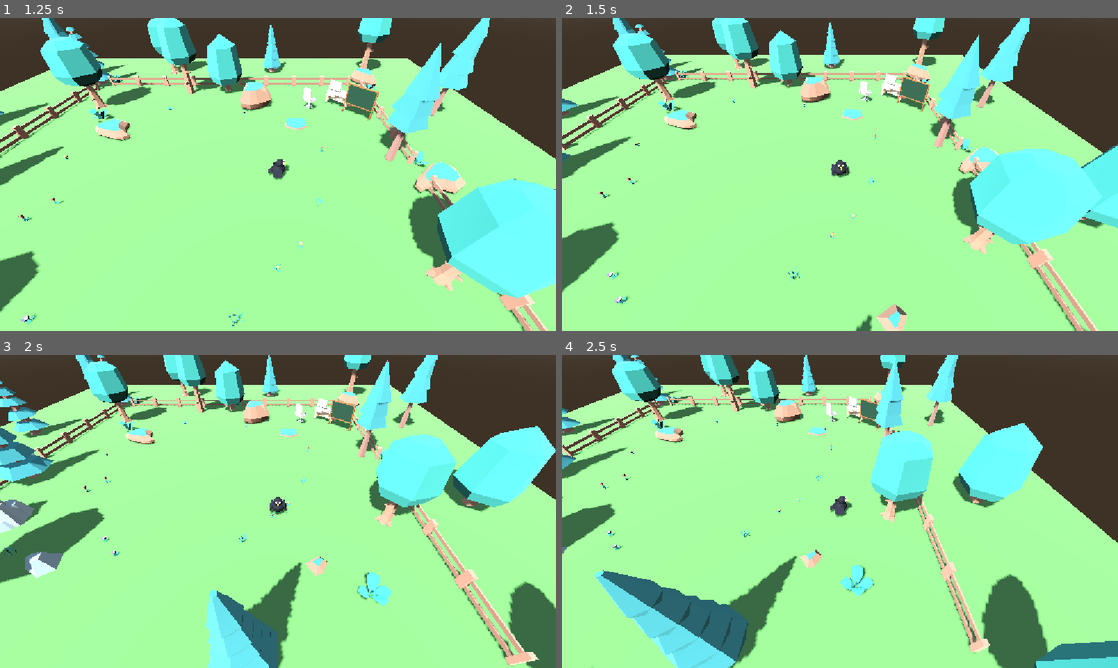
Above: before the commit, frames 1-4 (two rows, left to right).
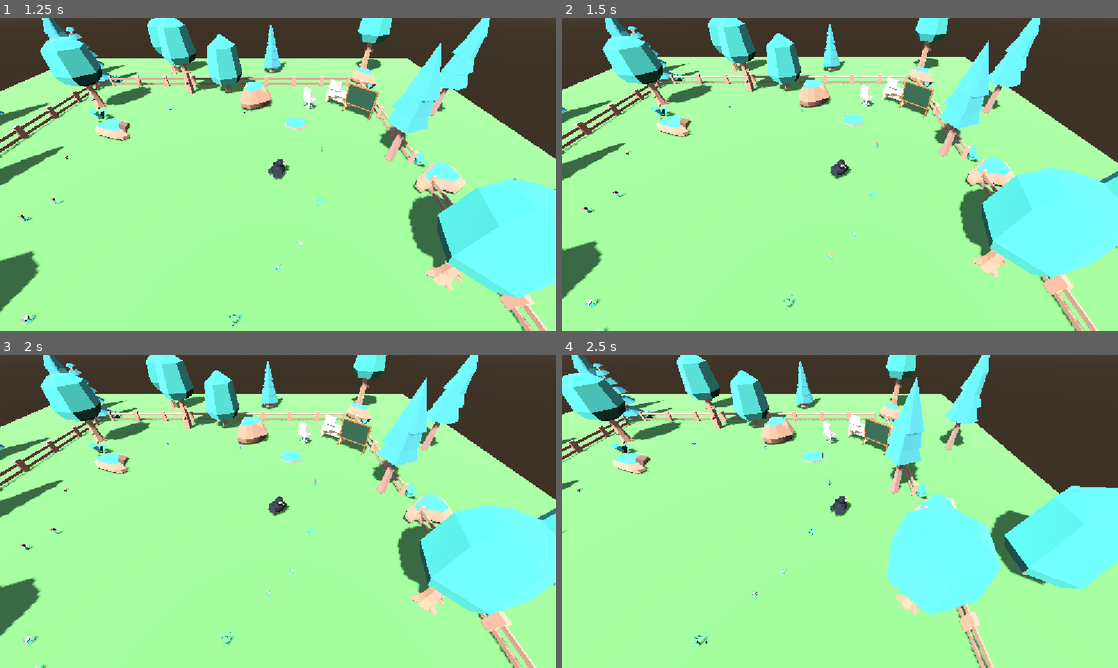
Above: after the commit, the same moments.

Repository: MatheusPatricioo/capivara-ia
Game: Godot game, scene res://scenes/world.tscn
The game is run twice, just before and just after one commit, with the same random seed, the same clock (stepped at 60 frames per second) and the same inputs.
Inputs:
- Up to frame 1 (1.25 s): tap Enter at 0.5 s; hold D (move_right) from 0.53 s (still down); hold Tab (toggle_control_mode, bound only after the commit) from 0.53 s (still down)
- Up to frame 2 (1.5 s): release D (move_right) at 1.28 s; release Tab (toggle_control_mode, bound only after the commit) at 1.28 s; hold S (move_backward) from 1.28 s (still down); tap Tab (toggle_control_mode, bound only after the commit) at 1.35 s
- Up to frame 3 (2 s): keep holding S (move_backward)
- Up to frame 4 (2.5 s): release S (move_backward) at 2.03 s; hold D (move_right) from 2.03 s (still down); hold Tab (toggle_control_mode, bound only after the commit) from 2.03 s (still down)

Frame 1 is identical in both runs. In frame 2, 18% of the frame differs, in the area x 0-100%, y 0-100%; in frame 3, 40%; in frame 4, 42%.

Commit message:
feat: add navigation and autonomous wander mode to the crow

Diff:
--- a/world/project.godot
+++ b/world/project.godot
@@ -42,6 +42,11 @@
 "events": [Object(InputEventKey,"resource_local_to_scene":false,"resource_name":"","device":-1,"window_id":0,"alt_press …(192 unchanged characters)…
 ]
 }
+toggle_control_mode={
+"deadzone": 0.2,
+"events": [Object(InputEventKey,"resource_local_to_scene":false,"resource_name":"","device":-1,"window_id":0,"alt_pressed":false,"shift_pressed":false,"ctrl_pressed":false,"meta_pressed":false,"pressed":false,"keycode":0,"physical_keycode":4194306,"key_label":0,"unicode":0,"location":0,"echo":false,"script":null)
+]
+}
 
 [physics]
 
--- a/world/scenes/crow.tscn
+++ b/world/scenes/crow.tscn
@@ -1,6 +1,7 @@
 [gd_scene format=3]
 
 [ext_resource type="Script" uid="uid://dfity88r7mbwf" path="res://scripts/crow.gd" id="1_crow"]
+[ext_resource type="Script" path="res://scripts/crow_wander.gd" id="2_crow_wander"]
 
 [sub_resource type="StandardMaterial3D" id="StandardMaterial3D_feathers"]
 albedo_color = Color(0.08, 0.08, 0.11, 1)
@@ -84,6 +85,15 @@
 position = Vector3(0, 0.4, 0)
 shape = SubResource("CapsuleShape3D_crow")
 
+[node name="NavigationAgent3D" type="NavigationAgent3D" parent="."]
+path_desired_distance = 0.5
+target_desired_distance = 0.4
+radius = 0.3
+height = 0.8
+
+[node name="Wander" type="Node" parent="."]
+script = ExtResource("2_crow_wander")
+
 [node name="Body" type="Node3D" parent="."]
 
 [node name="Torso" type="MeshInstance3D" parent="Body"]
--- a/world/scenes/world.tscn
+++ b/world/scenes/world.tscn
@@ -7,6 +7,7 @@
 [ext_resource type="PackedScene" path="res://scenes/props/chalkboard.tscn" id="5_chalkboard"]
 [ext_resource type="PackedScene" path="res://scenes/boundary.tscn" id="6_boundary"]
 [ext_resource type="PackedScene" path="res://scenes/props/bush.tscn" id="7_bush"]
+[ext_resource type="Script" path="res://scripts/navigation/world_navigation.gd" id="8_world_navigation"]
 [ext_resource type="PackedScene" uid="uid://t61g1autgtyo" path="res://assets/nature/Models/GLTF format/tree_oak.glb" id="10_tree_oak"]
 [ext_resource type="PackedScene" uid="uid://80bofm65m2fc" path="res://assets/nature/Models/GLTF format/tree_pineRoundA.glb" id="11_tree_pine_round_a"]
 [ext_resource type="PackedScene" uid="uid://b42t4ph5t36qi" path="res://assets/nature/Models/GLTF format/tree_pineRoundC.glb" id="12_tree_pine_round_c"]
@@ -43,6 +44,14 @@
 [sub_resource type="BoxShape3D" id="BoxShape3D_floor"]
 size = Vector3(32, 0.2, 32)
 
+[sub_resource type="NavigationMesh" id="NavigationMesh_walkable_area"]
+geometry_parsed_geometry_type = 1
+geometry_source_geometry_mode = 1
+geometry_source_group_name = &"navigation_source"
+agent_radius = 0.3
+agent_height = 0.8
+filter_baking_aabb = AABB(-9, -1, -9, 18, 4, 18)
+
 [node name="World" type="Node3D" unique_id=1778038994]
 
 [node name="Environment" type="WorldEnvironment" parent="." unique_id=177501481]
@@ -52,7 +61,7 @@
 transform = Transform3D(0.8660254, 0.38302222, -0.32139382, 0, 0.64278764, 0.76604444, 0.5, -0.66341394, 0.5566704, 0, 0, 0)
 shadow_enabled = true
 
-[node name="Floor" type="MeshInstance3D" parent="." unique_id=6226552]
+[node name="Floor" type="MeshInstance3D" parent="." unique_id=6226552 groups=["navigation_source"]]
 transform = Transform3D(1, 0, 0, 0, 1, 0, 0, 0, 1, 0.0021317005, -0.04581511, -0.02206707)
 mesh = SubResource("PlaneMesh_floor")
 
@@ -68,7 +77,7 @@
 [node name="Camera3D" type="Camera3D" parent="Crow" unique_id=1340388870]
 transform = Transform3D(1, 0, 0, 0, 0.70710677, 0.70710677, 0, -0.70710677, 0.70710677, 0, 6, 6)
 
-[node name="Nature" type="Node3D" parent="." unique_id=1789617569]
+[node name="Nature" type="Node3D" parent="." unique_id=1789617569 groups=["navigation_source"]]
 
 [node name="Trees" type="Node3D" parent="Nature" unique_id=1931640743]
 
@@ -176,9 +185,9 @@
 [node name="BushSouthEast" parent="Nature/Bushes" unique_id=1865379186 instance=ExtResource("7_bush")]
 transform = Transform3D(0, 0, 2.5, 0, 2.5, 0, -2.5, 0, 0, 6.5, 0, 7)
 
-[node name="Boundary" parent="." instance=ExtResource("6_boundary")]
-
-[node name="Workspace" type="Node3D" parent="." unique_id=1589149773]
+[node name="Boundary" parent="." groups=["navigation_source"] instance=ExtResource("6_boundary")]
+
+[node name="Workspace" type="Node3D" parent="." unique_id=1589149773 groups=["navigation_source"]]
 transform = Transform3D(0.70710677, 0, -0.70710677, 0, 1, 0, 0.70710677, 0, 0.70710677, 6.5, 0, -6.5)
 
 [node name="Desk" parent="Workspace" unique_id=1418082160 instance=ExtResource("4_desk")]
@@ -186,3 +195,7 @@
 
 [node name="Chalkboard" parent="Workspace" unique_id=2146862181 instance=ExtResource("5_chalkboard")]
 transform = Transform3D(1, 0, 0, 0, 1, 0, 0, 0, 1, 2.2, 0, 0)
+
+[node name="NavigationRegion" type="NavigationRegion3D" parent="."]
+navigation_mesh = SubResource("NavigationMesh_walkable_area")
+script = ExtResource("8_world_navigation")
--- a/world/scripts/crow.gd
+++ b/world/scripts/crow.gd
@@ -1,17 +1,46 @@
 class_name Crow
 extends CharacterBody3D
 
-## Walking speed in meters per second.
-@export var move_speed: float = 5.0
+## Emitted when the crow arrives at the point given to walk_to().
+signal destination_reached
+
+enum ControlMode { AUTONOMOUS, MANUAL }
+
+## Walking speed with the keyboard (manual mode), in meters per second.
+@export var manual_speed: float = 5.0
+## Walking speed when following a navigation path, in meters per second.
+@export var navigation_speed: float = 2.5
 ## How fast the body turns towards the walking direction. Higher is snappier.
 @export var turn_speed: float = 10.0
 
+var control_mode: ControlMode = ControlMode.AUTONOMOUS
+var _is_walking_to_destination: bool = false
+
 @onready var _body: Node3D = $Body
+@onready var _navigation_agent: NavigationAgent3D = $NavigationAgent3D
+
+
+func _ready() -> void:
+	_navigation_agent.navigation_finished.connect(_on_navigation_finished)
+
+
+func _unhandled_input(event: InputEvent) -> void:
+	if event.is_action_pressed("toggle_control_mode"):
+		_toggle_control_mode()
+
+
+## Sends the crow to a point in the world. It finds a path around obstacles and emits
+## destination_reached on arrival. Unreachable points lead to the closest reachable one.
+func walk_to(destination: Vector3) -> void:
+	_navigation_agent.target_position = destination
+	_is_walking_to_destination = true
 
 
 func _physics_process(delta: float) -> void:
 	_apply_gravity(delta)
-	_apply_walk_input()
+	var walk_velocity: Vector3 = _manual_velocity() if control_mode == ControlMode.MANUAL else _navigation_velocity()
+	velocity.x = walk_velocity.x
+	velocity.z = walk_velocity.z
 	_turn_body_towards_movement(delta)
 	move_and_slide()
 
@@ -21,12 +50,43 @@
 		velocity += get_gravity() * delta
 
 
-func _apply_walk_input() -> void:
+func _manual_velocity() -> Vector3:
 	var input_direction: Vector2 = Input.get_vector(
 		"move_left", "move_right", "move_forward", "move_backward"
 	)
-	velocity.x = input_direction.x * move_speed
-	velocity.z = input_direction.y * move_speed
+	return Vector3(input_direction.x, 0.0, input_direction.y) * manual_speed
+
+
+func _navigation_velocity() -> Vector3:
+	if not _is_walking_to_destination or _navigation_agent.is_navigation_finished():
+		return Vector3.ZERO
+	var next_path_position: Vector3 = _navigation_agent.get_next_path_position()
+	var direction: Vector3 = next_path_position - global_position
+	direction.y = 0.0
+	return direction.normalized() * navigation_speed
+
+
+func _toggle_control_mode() -> void:
+	if control_mode == ControlMode.AUTONOMOUS:
+		control_mode = ControlMode.MANUAL
+	else:
+		control_mode = ControlMode.AUTONOMOUS
+		_recalculate_path()
+	print("Crow control mode: %s" % ControlMode.keys()[control_mode])
+
+
+## While in manual mode the crow may have been moved far from the old path.
+## Assigning the target again forces the agent to plan a fresh path.
+func _recalculate_path() -> void:
+	if _is_walking_to_destination:
+		_navigation_agent.target_position = _navigation_agent.target_position
+
+
+func _on_navigation_finished() -> void:
+	if not _is_walking_to_destination:
+		return
+	_is_walking_to_destination = false
+	destination_reached.emit()
 
 
 func _turn_body_towards_movement(delta: float) -> void:
--- /dev/null
+++ b/world/scripts/crow_wander.gd
@@ -0,0 +1,59 @@
+class_name CrowWander
+extends Node
+
+## Stroll mode for the parent crow: picks a random free point, walks there,
+## rests for a few seconds and picks another one.
+
+const ALL_NAVIGATION_LAYERS: int = 1
+
+## Shortest rest between two walks, in seconds.
+@export var min_rest_seconds: float = 2.0
+## Longest rest between two walks, in seconds.
+@export var max_rest_seconds: float = 5.0
+## How many random points to try before giving up until the next rest.
+@export var max_destination_attempts: int = 10
+## How close the end of a path must be to the picked point to count as reachable.
+@export var reachable_tolerance: float = 0.5
+
+var _rest_timer: Timer = Timer.new()
+
+@onready var _crow: Crow = get_parent() as Crow
+
+
+func _ready() -> void:
+	_rest_timer.one_shot = true
+	_rest_timer.timeout.connect(_walk_to_random_point)
+	add_child(_rest_timer)
+	_crow.destination_reached.connect(_start_rest)
+	_start_rest()
+
+
+func _start_rest() -> void:
+	_rest_timer.start(randf_range(min_rest_seconds, max_rest_seconds))
+
+
+func _walk_to_random_point() -> void:
+	var navigation_map: RID = _crow.get_world_3d().navigation_map
+	# The navigation mesh is baked on a thread at startup; until then the map is empty.
+	if NavigationServer3D.map_get_iteration_id(navigation_map) == 0:
+		_start_rest()
+		return
+	for _attempt: int in max_destination_attempts:
+		var destination: Vector3 = NavigationServer3D.map_get_random_point(
+			navigation_map, ALL_NAVIGATION_LAYERS, true
+		)
+		if _is_reachable(navigation_map, destination):
+			_crow.walk_to(destination)
+			return
+	_start_rest()
+
+
+## Random points may land on an island the crow cannot reach (like the top of a rock),
+## so a path is planned first and must end close to the picked point.
+func _is_reachable(navigation_map: RID, destination: Vector3) -> bool:
+	var path: PackedVector3Array = NavigationServer3D.map_get_path(
+		navigation_map, _crow.global_position, destination, true
+	)
+	if path.is_empty():
+		return false
+	return path[path.size() - 1].distance_to(destination) <= reachable_tolerance
--- /dev/null
+++ b/world/scripts/navigation/world_navigation.gd
@@ -0,0 +1,11 @@
+class_name WorldNavigation
+extends NavigationRegion3D
+
+## Bakes the navigation mesh when the world starts, so it always matches the current props
+## without a manual "Bake NavigationMesh" click in the editor.
+
+
+func _ready() -> void:
+	# Deferred so every prop has finished its own _ready (rocks and bushes create their
+	# collisions there) before the scene is parsed. "true" bakes on a background thread.
+	bake_navigation_mesh.call_deferred(true)
Not shown, added: world/scripts/crow_wander.gd.uid
Not shown, added: world/scripts/navigation/world_navigation.gd.uid
